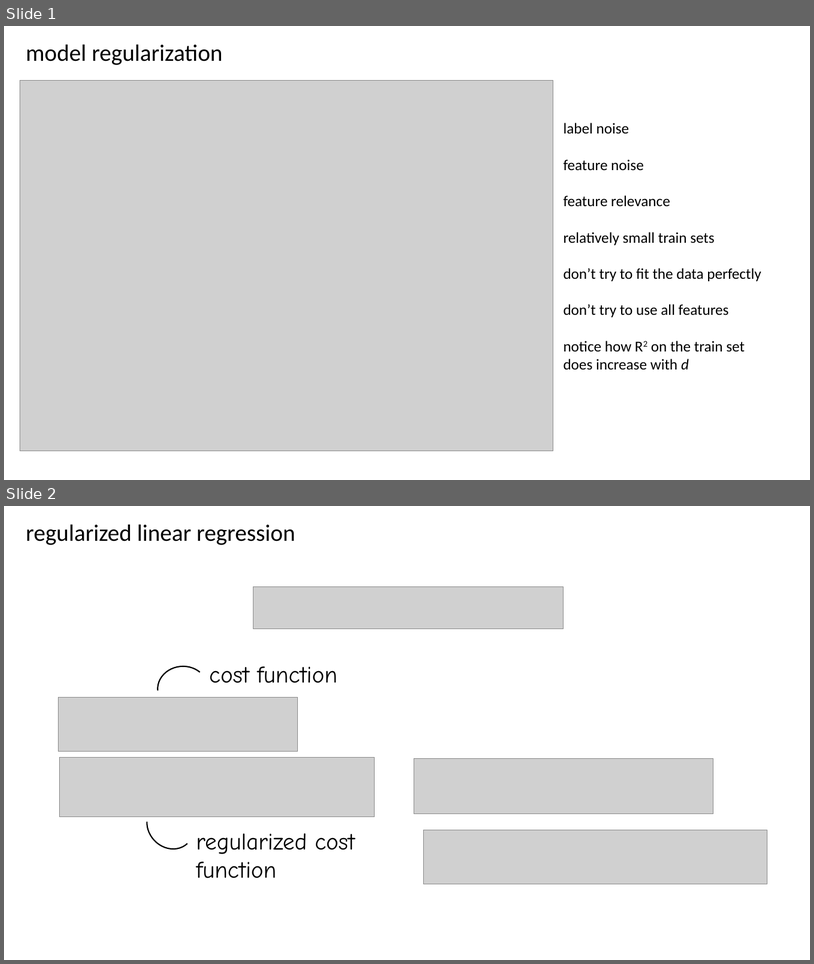
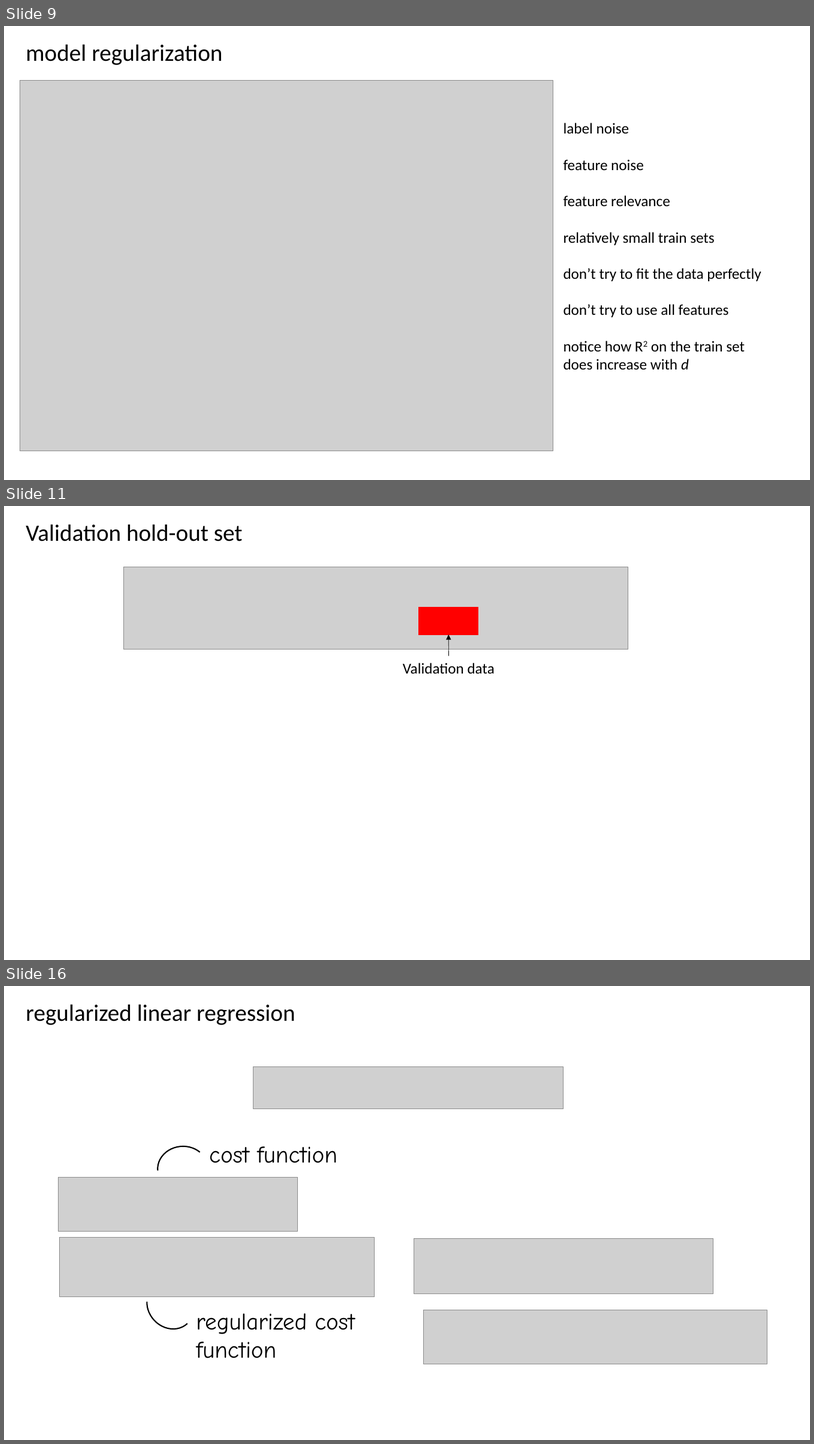
Before and after one commit to CompOmics/ML_AI_Analytical_Chemistry_Course, a slide deck: 03_Evaluation/slides/3_1_regularization.pptx. Shown one above the other, each under a label of ours: slides 1 and 2 before the commit, slides 9, 11 and 16 after it; the slides between them are not shown. The pictures are 814x964 and 814x1444 pixels, drawn with LibreOffice and Linux fonts; fonts in the diff are those of the drawing; grey boxes stand for pictures. Boxes give left, top, right and bottom in pixels: in the first picture for what was removed or moved away, otherwise in the second. Text is boxed around its words. In the diff, an @@ line names an element or a change of style, - is before the commit and + after.

```diff
--- a/03_Evaluation/slides/3_1_regularization.pptx
+++ b/03_Evaluation/slides/3_1_regularization.pptx
@@ slide 11 added at bbox=[4, 506, 810, 960], background #FFFFFF @@
@@ text added at bbox=[26, 524, 243, 541], 28 pt, text #000000 @@
+Validation hold-out set
@@ picture added at bbox=[124, 567, 629, 649] @@
@@ rectangle added at bbox=[419, 607, 478, 635], fill #FF0000, outline #FF0000 1 pt @@
@@ arrow added from (449, 656) to (449, 634), #000000 0.5 pt @@
@@ text added at bbox=[403, 663, 495, 673], 18 pt, text #000000 @@
+Validation data
@@ what was slide 1 is now slide 9 @@
@@ what was slide 2 is now slide 16 @@
```
Also in this commit, not shown: 13 other slides added, 2 other files.
